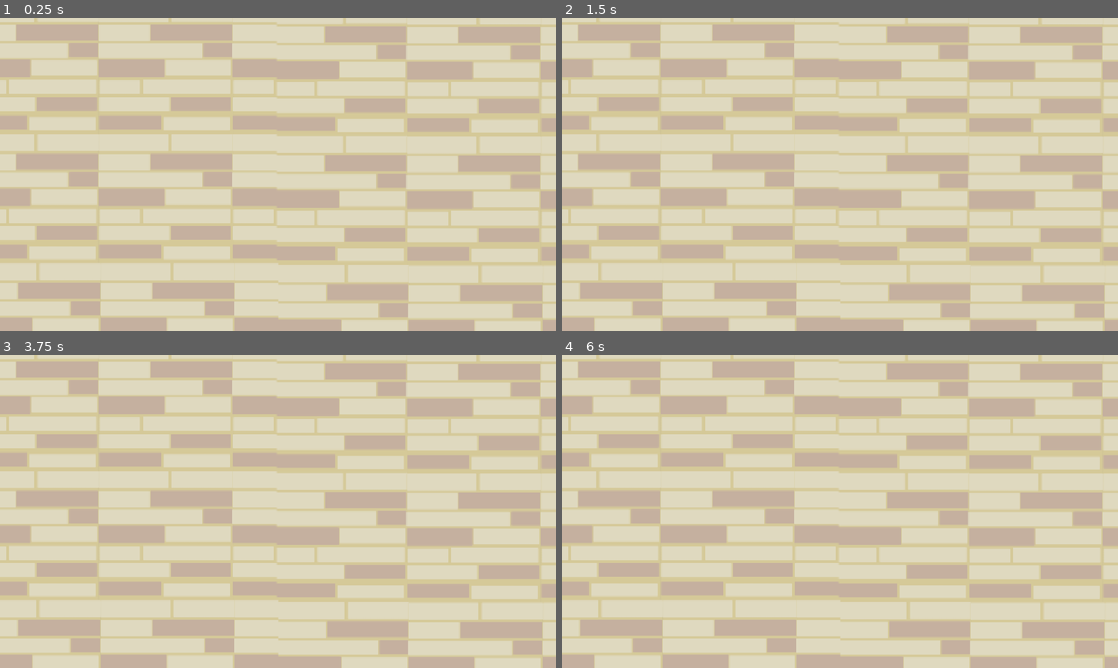
Above: before the commit, frames 1-4 (two rows, left to right).
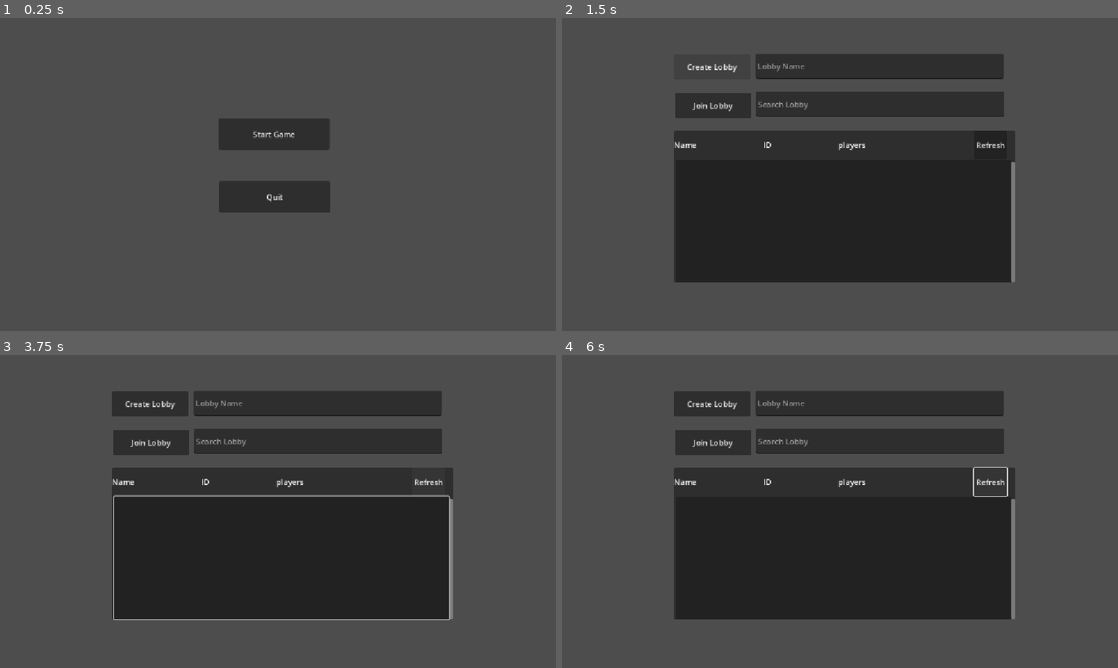
Above: after the commit, the same moments.

Repository: phamnguyenminhquan/Dummy-Game
Game: Godot game, scene res://scenes/main_menu/main_menu.tscn
Two runs of this game, one before a commit and one after it. Both use one fixed random seed, a clock stepped at 60 frames per second and the inputs below. Before the commit the project starts from res://tests/lobby.tscn.
Inputs (mouse positions are in pixels of both pictures, inside the frame that each line leads up to):
- Up to frame 1 (0.25 s): no input
- Up to frame 2 (1.5 s): click (834, 133) at 0.5 s, where only the run after the commit has a clickable "Start Game"; click (712, 68) at 1.25 s, where only the run after the commit has a clickable "Create Lobby"
- Up to frame 3 (3.75 s): click (150, 442) at 2 s, where only the run after the commit has a clickable "Join Lobby"; click (428, 483) at 2.75 s, where only the run after the commit has a clickable "Refresh"; tap Enter at 3.5 s; hold Right (move_right) from 3.53 s (still down)
- Up to frame 4 (6 s): tap Space at 4.25, 5.75 s; release Right (move_right) at 4.28 s; hold Down (move_down) 4.28-5.03 s; tap Enter at 5 s; hold Right (move_right) 5.03-5.78 s; hold Up (move_up) from 5.78 s (still down)

The runs differ from the first frame. In frame 1, 100% of the frame differs, in the area x 0-100%, y 0-100%; in frame 2, 100%; in frame 3, 100%; in frame 4, 100%.

Commit message:
"feat: Added main menu, create room and join room, change waiting room"
-

Diff:
--- a/autoload/network_manager.gd
+++ b/autoload/network_manager.gd
@@ -5,10 +5,19 @@
 signal player_disconnected(peer_id: int)
 signal server_disconnected
 signal connection_failed
+signal room_list_updated(rooms: Dictionary)
 
 const PORT: int = 7000
+const DISCOVERY_PORT: int = 7001
 const DEFAULT_SERVER_IP: String = "127.0.0.1" # IPv4 Localhost
 const MAX_CONNECTIONS: int = 32
+const DISCOVERY_PING: String = "ROOM_DISCOVERY_PING"
+
+var room_name: String = "Default Room"
+var discovery_server:= PacketPeerUDP.new()
+var discovery_client := PacketPeerUDP.new()
+var is_hosting_broadcast: bool = false
+var found_room : Dictionary = {} #ip_address {name, players}
 
 func _ready() -> void:
 	# Connect Godot's built-in multiplayer connection events
@@ -18,16 +27,40 @@
 	multiplayer.connection_failed.connect(_on_connected_fail)
 	multiplayer.server_disconnected.connect(_on_server_disconnected)
 
+# --- CHECK FOR PINGS BETWEEN CLIENT AND SERVER ---
+func _process(_delta: float) -> void:
+	# HOST SIDE: answer discovery pings
+	if is_hosting_broadcast and discovery_server.get_available_packet_count() > 0:
+		var packet := discovery_server.get_packet().get_string_from_utf8()
+		if packet == DISCOVERY_PING:
+			var sender_ip := discovery_server.get_packet_ip()
+			var sender_port := discovery_server.get_packet_port()
+			var reply := "%s|%d" % [room_name, PlayerManager.get_player_count()]
+			discovery_server.set_dest_address(sender_ip, sender_port)
+			discovery_server.put_packet(reply.to_utf8_buffer())
+
+	# CLIENT SIDE: collect replies while searching
+	if discovery_client.get_available_packet_count() > 0:
+		var packet := discovery_client.get_packet().get_string_from_utf8()
+		var sender_ip := discovery_client.get_packet_ip()
+		var parts := packet.split("|")
+		if parts.size() == 2:
+			found_room[sender_ip] = {"name": parts[0], "players": int(parts[1])}
+			room_list_updated.emit(found_room)
 # --- NETWORK SETUP ---
 
 ## Hosts a new game server
-func create_game() -> Error:
+
+func create_game(p_room_name: String = "Default Room") -> Error:
 	var peer = ENetMultiplayerPeer.new()
 	var error = peer.create_server(PORT, MAX_CONNECTIONS)
 	if error != OK:
 		return error
 	multiplayer.multiplayer_peer = peer
 
+	room_name = p_room_name
+	discovery_server.bind(DISCOVERY_PORT)
+	is_hosting_broadcast = true
 	# Since the Host is also a player, register the host locally immediately
 	var host_id = 1
 	PlayerManager.register_player(host_id, PlayerManager.get_local_network_data())
@@ -95,3 +128,10 @@
 func _on_server_disconnected() -> void:
 	remove_multiplayer_peer()
 	server_disconnected.emit()
+
+func search_for_rooms() -> void:
+	found_room.clear()
+	discovery_client.close()
+	discovery_client.set_broadcast_enabled(true)
+	discovery_client.set_dest_address("255.255.255.255", DISCOVERY_PORT)
+	discovery_client.put_packet(DISCOVERY_PING.to_utf8_buffer())
--- a/autoload/player_manager.gd
+++ b/autoload/player_manager.gd
@@ -33,3 +33,6 @@
 	players_state.clear()
 	local_player_data["role"] = "Crewmate"
 	local_player_data["is_alive"] = true
+
+func get_player_count() -> int:
+	return players_state.size()
--- a/entities/player/player.tscn
+++ b/entities/player/player.tscn
@@ -7,8 +7,8 @@
 [ext_resource type="Texture2D" uid="uid://b8d6qhs4m5h80" path="res://assets/textures/playerGrey_walk2.png" id="5_bectd"]
 
 [sub_resource type="CapsuleShape2D" id="CapsuleShape2D_fkugw"]
-radius = 74.0
-height = 156.0
+radius = 44.0
+height = 104.0
 
 [sub_resource type="SceneReplicationConfig" id="SceneReplicationConfig_wvtmh"]
 properties/0/path = NodePath(".:position")
@@ -54,12 +54,13 @@
 metadata/_edit_group_ = true
 
 [node name="CollisionShape2D" type="CollisionShape2D" parent="." unique_id=610172096]
-position = Vector2(-28, 45)
+light_mask = 2
+visibility_layer = 2
+position = Vector2(0, 1)
 shape = SubResource("CapsuleShape2D_fkugw")
 
 [node name="Camera2D" type="Camera2D" parent="." unique_id=1099105296]
-position = Vector2(-8, 11)
-zoom = Vector2(0.575, 0.575)
+zoom = Vector2(1.21, 1.21)
 position_smoothing_enabled = true
 drag_horizontal_enabled = true
 drag_vertical_enabled = true
@@ -68,7 +69,6 @@
 replication_config = SubResource("SceneReplicationConfig_wvtmh")
 
 [node name="AnimatedSprite2D" type="AnimatedSprite2D" parent="." unique_id=2051914838]
-position = Vector2(-28.000002, 58.898434)
-scale = Vector2(1.2980324, 1.3348379)
+scale = Vector2(0.8518519, 0.8666667)
 sprite_frames = SubResource("SpriteFrames_8ealr")
 animation = &"walk"
--- a/project.godot
+++ b/project.godot
@@ -11,7 +11,7 @@
 [application]
 
 config/name="Dummy Game"
-run/main_scene="uid://fpmkinylvetw"
+run/main_scene="uid://33w424m8atuw"
 config/features=PackedStringArray("4.7")
 config/icon="res://icon.svg"
 
--- /dev/null
+++ b/scenes/lobby/lobby.gd
@@ -0,0 +1,45 @@
+extends Control
+
+@onready var join_button : Button = $JoinButton
+@onready var create_button : Button = $CreateButton
+@onready var refresh_button : Button = $ServerPanel/Container/RefreshButton
+@onready var name_input : LineEdit = $LobbyName
+@onready var room_list: ItemList = $ServerPanel/ScrollBar/RoomList
+
+const PORT := 7000
+
+var room_ips: Array[String] = [] #index = row
+
+func _on_room_list_updated(rooms: Dictionary) -> void:
+	room_list.clear()
+	room_ips.clear()
+	for ip in rooms.keys():
+		var info = rooms[ip]
+		room_list.add_item("%s (%d players)" % [info.name, info.players])
+		room_ips.append(ip)
+
+func _on_create_pressed() -> void:
+	print("CREATE BUTTON PRESSED")
+	var room_name = name_input.text if not name_input.text.is_empty() else "Default Room"
+	var err := NetworkManager.create_game(room_name)
+	if err == OK:
+		get_tree().change_scene_to_file("res://tests/main_test.tscn")
+
+func _on_refresh_pressed() -> void:
+	room_list.clear()
+	room_ips.clear()
+	NetworkManager.search_for_rooms()
+
+func _on_join_pressed() -> void:
+	var selected := room_list.get_selected_items()
+	if selected.is_empty():
+		return
+	var ip := room_ips[selected[0]]
+	var err := NetworkManager.join_game(ip)
+	if err == OK:
+		get_tree().change_scene_to_file("res://tests/main_test.tscn")
+func _ready() -> void:
+	create_button.pressed.connect(_on_create_pressed)
+	join_button.pressed.connect(_on_join_pressed)
+	refresh_button.pressed.connect(_on_refresh_pressed)
+	NetworkManager.room_list_updated.connect(_on_room_list_updated)
--- /dev/null
+++ b/scenes/lobby/lobby.tscn
@@ -0,0 +1,106 @@
+[gd_scene format=3 uid="uid://dyipx4it4pmor"]
+
+[ext_resource type="Script" uid="uid://bteho0364wdxa" path="res://scenes/lobby/lobby.gd" id="1_1ig7j"]
+
+[node name="Lobby" type="Control" unique_id=74930866]
+layout_mode = 3
+anchors_preset = 15
+anchor_right = 1.0
+anchor_bottom = 1.0
+grow_horizontal = 2
+grow_vertical = 2
+script = ExtResource("1_1ig7j")
+
+[node name="LobbyName" type="LineEdit" parent="." unique_id=339297873]
+layout_mode = 1
+anchors_preset = 10
+anchor_right = 1.0
+offset_left = 401.0
+offset_top = 74.0
+offset_right = -237.0
+offset_bottom = 126.0
+grow_horizontal = 2
+placeholder_text = "Lobby Name"
+
+[node name="CreateButton" type="Button" parent="." unique_id=1587685662]
+layout_mode = 0
+offset_left = 232.0
+offset_top = 75.0
+offset_right = 390.0
+offset_bottom = 127.0
+text = "Create Lobby"
+
+[node name="JoinButton" type="Button" parent="." unique_id=1744095565]
+layout_mode = 0
+offset_left = 234.0
+offset_top = 155.0
+offset_right = 392.0
+offset_bottom = 207.0
+text = "Join Lobby"
+
+[node name="ServerPanel" type="Panel" parent="." unique_id=809306936]
+layout_mode = 0
+offset_left = 232.0
+offset_top = 234.0
+offset_right = 939.0
+offset_bottom = 547.0
+
+[node name="Container" type="HSplitContainer" parent="ServerPanel" unique_id=460007348]
+layout_mode = 1
+anchors_preset = -1
+anchor_right = 1.0
+anchor_bottom = 0.09904154
+offset_right = 185.0
+offset_bottom = 27.038338
+grow_horizontal = 2
+offset_transform_enabled = true
+split_offsets = PackedInt32Array(0, 0, 0)
+
+[node name="Name" type="Label" parent="ServerPanel/Container" unique_id=1962175696]
+layout_mode = 2
+size_flags_horizontal = 0
+text = "Name"
+
+[node name="ID" type="Label" parent="ServerPanel/Container" unique_id=1687184106]
+layout_mode = 2
+size_flags_horizontal = 6
+text = "ID"
+
+[node name="players" type="Label" parent="ServerPanel/Container" unique_id=783433166]
+layout_mode = 2
+size_flags_horizontal = 2
+text = "players"
+
+[node name="RefreshButton" type="Button" parent="ServerPanel/Container" unique_id=275374471]
+layout_mode = 2
+size_flags_horizontal = 2
+text = "Refresh"
+
+[node name="ScrollBar" type="HScrollBar" parent="ServerPanel" unique_id=556952584]
+layout_mode = 1
+anchors_preset = -1
+anchor_left = 0.9886846
+anchor_top = 0.20447284
+anchor_right = 1.0
+anchor_bottom = 1.0
+grow_horizontal = 0
+grow_vertical = 2
+metadata/_edit_use_anchors_ = true
+
+[node name="RoomList" type="ItemList" parent="ServerPanel/ScrollBar" unique_id=42364505]
+layout_mode = 0
+offset_left = -695.0
+offset_top = -5.0
+offset_bottom = 249.0
+item_count = 1
+
+[node name="LobbyName2" type="LineEdit" parent="." unique_id=94124166]
+layout_mode = 1
+anchors_preset = 10
+anchor_right = 1.0
+offset_left = 402.0
+offset_top = 153.0
+offset_right = -236.0
+offset_bottom = 205.0
+grow_horizontal = 2
+placeholder_text = "Search Lobby"
--- /dev/null
+++ b/scenes/main_menu/main_menu.gd
@@ -0,0 +1,14 @@
+extends Control
+@onready var play_button: Button = $PlayButton
+@onready var quit_button: Button = $QuitButton
+
+func _on_play_pressed() -> void:
+	get_tree().change_scene_to_file("res://scenes/lobby/lobby.tscn")
+
+func _on_quit_pressed() -> void:
+	get_tree().quit()
+
+
+func _ready() -> void:
+	play_button.pressed.connect(_on_play_pressed)
+	quit_button.pressed.connect(_on_quit_pressed)
--- /dev/null
+++ b/scenes/main_menu/main_menu.tscn
@@ -0,0 +1,30 @@
+[gd_scene format=3 uid="uid://33w424m8atuw"]
+
+[ext_resource type="Script" uid="uid://b3dgjjsb6pb5y" path="res://scenes/main_menu/main_menu.gd" id="1_ppnom"]
+
+[node name="MainMenu" type="Control" unique_id=136640251]
+layout_mode = 3
+anchors_preset = 15
+anchor_right = 1.0
+anchor_bottom = 1.0
+grow_horizontal = 2
+grow_vertical = 2
+script = ExtResource("1_ppnom")
+
+[node name="PlayButton" type="Button" parent="." unique_id=1580628696]
+layout_mode = 0
+offset_left = 453.0
+offset_top = 208.0
+offset_right = 683.0
+offset_bottom = 273.0
+text = "Start Game"
+autowrap_mode = 3
+
+[node name="QuitButton" type="Button" parent="." unique_id=1147348765]
+layout_mode = 0
+offset_left = 454.0
+offset_top = 338.0
+offset_right = 684.0
+offset_bottom = 403.0
+text = "Quit"
+autowrap_mode = 3
--- a/tests/lobby.tscn
+++ b/tests/lobby.tscn
@@ -1,13 +1,11 @@
-[gd_scene format=3 uid="uid://fpmkinylvetw"]
+[gd_scene format=4 uid="uid://fpmkinylvetw"]
 
 [ext_resource type="Texture2D" uid="uid://tjmc8hpvumv5" path="res://assets/tilesets/ground level rework.png" id="1_gaqco"]
+[ext_resource type="Texture2D" uid="uid://c8di8ra8ffkap" path="res://assets/tilesets/PC _ Computer - Among Us - Backgrounds (The Skeld) - The Skeld_ Cafeteria.png" id="2_gaqco"]
 
 [sub_resource type="TileSetAtlasSource" id="TileSetAtlasSource_2wvic"]
 texture = ExtResource("1_gaqco")
 texture_region_size = Vector2i(60, 60)
-4:0/size_in_atlas = Vector2i(52, 27)
-4:0/0 = 0
-4:0/0/physics_layer_0/polygon_0/points = PackedVector2Array(-1432, 764, 1496, 756, 1488, -548, 536, -596, 504, -764, 1528, -796, 1536, 812, -1504, 812, -1528, -612, 520, -620, 552, -564, -1472, -572, -1456, 724)
 45:38/size_in_atlas = Vector2i(4, 3)
 45:38/0 = 0
 49:38/size_in_atlas = Vector2i(3, 3)
@@ -15,25 +13,34 @@
 52:38/size_in_atlas = Vector2i(3, 3)
 52:38/0 = 0
 
+[sub_resource type="TileSetAtlasSource" id="TileSetAtlasSource_ww14p"]
+texture = ExtResource("2_gaqco")
+texture_region_size = Vector2i(65, 65)
+1:1/size_in_atlas = Vector2i(13, 13)
+1:1/0 = 0
+2:14/size_in_atlas = Vector2i(11, 1)
+2:14/0 = 0
+2:14/0/physics_layer_0/polygon_0/points = PackedVector2Array(327.65204, -41.427277, 305.05536, -59.002472, 252.32971, -6.2768555, 192.92302, -7.716934, 66.17732, -4.0994873, 62.663483, 20.497406, -61.492218, 24.011246, -66.17734, -7.613327, -244.79749, -11.29834, -316.1343, -91.89966, -334.5142, -69.84375, -249.96664, 29.407715, 238.52065, 27.618164)
+0:2/size_in_atlas = Vector2i(1, 11)
+0:2/0 = 0
+0:2/0/physics_layer_0/polygon_0/points = PackedVector2Array(41.427277, 327.65204, 59.002472, 305.05536, 6.2768555, 252.32971, 7.716934, 192.92302, 4.0994873, 66.17732, -20.497406, 62.663483, -24.011246, -61.492218, 7.613327, -66.17734, 11.29834, -244.79749, 91.89966, -316.1343, 69.84375, -334.5142, -29.407715, -249.96664, -27.618164, 238.52065)
+2:0/size_in_atlas = Vector2i(11, 1)
+2:0/0 = 0
+2:0/0/physics_layer_0/polygon_0/points = PackedVector2Array(-327.65204, 41.427277, -305.05536, 59.002472, -252.32971, 6.2768555, -192.92302, 7.716934, -66.17732, 4.0994873, -62.663483, -20.497406, 61.492218, -24.011246, 66.17734, 7.613327, 244.79749, 11.29834, 316.1343, 91.89966, 334.5142, 69.84375, 249.96664, -29.407715, -238.52065, -27.618164)
+14:2/size_in_atlas = Vector2i(1, 11)
+14:2/0 = 0
+14:2/0/physics_layer_0/polygon_0/points = PackedVector2Array(-52.725586, -308.82147, -45.19336, -225.96692, 10.042969, -183.28429, 13.387062, -47.264534, 23.768867, -46.17171, 21.58323, 46.718117, 16.283787, 46.731388, 18.379883, 224.23477, -91.89966, 316.1343, -69.84375, 334.5142, 29.407715, 249.96664, 27.618164, -238.52065)
+
 [sub_resource type="TileSet" id="TileSet_gx3r7"]
 tile_shape = 1
 tile_size = Vector2i(64, 64)
 physics_layer_0/collision_layer = 1
 sources/0 = SubResource("TileSetAtlasSource_2wvic")
+sources/1 = SubResource("TileSetAtlasSource_ww14p")
 
 [sub_resource type="TileSetAtlasSource" id="TileSetAtlasSource_tftiq"]
 texture = ExtResource("1_gaqco")
 texture_region_size = Vector2i(60, 60)
-52:38/size_in_atlas = Vector2i(3, 3)
-52:38/0 = 0
-49:38/size_in_atlas = Vector2i(3, 3)
-49:38/0 = 0
-45:38/size_in_atlas = Vector2i(4, 3)
-45:38/0 = 0
-33:27/size_in_atlas = Vector2i(22, 11)
-33:27/0 = 0
-33:27/0/physics_layer_0/polygon_0/points = PackedVector2Array(-621.2407, -180.12299, -613.8888, -62.49164, 533.01685, -51.463715, 533.01685, 150.71518, -14.704102, 154.39114, -18.380127, 246.29068, 632.2683, 260.9946, 624.9165, -183.79898)
-33:27/0/physics_layer_0/polygon_1/points = PackedVector2Array(-613.8888, 147.03922, -613.8888, 268.34653, -272.02258, 260.9946, -260.99463, 154.39114)
 
 [sub_resource type="TileSet" id="TileSet_fe1wu"]
 tile_size = Vector2i(32, 32)
@@ -44,9 +51,9 @@
 metadata/_edit_group_ = true
 
 [node name="TileMapLayer" type="TileMapLayer" parent="." unique_id=1672071959]
-tile_map_data = PackedByteArray(0, 0, 255, 255, 255, 255, 0, 0, 4, 0, 0, 0, 0, 0, 242, 255, 253, 255, 0, 0, 33, 0, 27, 0, 0, 0)
+tile_map_data = PackedByteArray("AAD/////AQABAAEAAADy//3/AAAhABsAAAD///H/AQACAAAAAAD4////AQAAAAIAAAD//w0AAQACAA4AAAAGAP//AQAOAAIAAAA=")
 tile_set = SubResource("TileSet_gx3r7")
 
 [node name="TileMapLayer2" type="TileMapLayer" parent="." unique_id=544256603]
-tile_map_data = PackedByteArray(0, 0, 228, 255, 241, 255, 0, 0, 33, 0, 27, 0, 0, 0)
+tile_map_data = PackedByteArray("AADk//H/AAAhABsAAAA=")
 tile_set = SubResource("TileSet_fe1wu")
--- a/tests/main_test.tscn
+++ b/tests/main_test.tscn
@@ -2,7 +2,6 @@
 
 [ext_resource type="Script" uid="uid://demydplk6cjin" path="res://tests/multiplayer_spawner.gd" id="1_bj4ok"]
 [ext_resource type="PackedScene" uid="uid://bycqqn40d3ngn" path="res://entities/player/player.tscn" id="2_64sjs"]
-[ext_resource type="PackedScene" uid="uid://ctyh1ph0thl7h" path="res://tests/user_button.tscn" id="2_el5m2"]
 [ext_resource type="PackedScene" uid="uid://fpmkinylvetw" path="res://tests/lobby.tscn" id="4_64sjs"]
 
 [node name="MainTest" type="Node2D" unique_id=603326438]
@@ -13,7 +12,4 @@
 script = ExtResource("1_bj4ok")
 network_player = ExtResource("2_64sjs")
 
-[node name="UserButton" parent="." unique_id=499692646 instance=ExtResource("2_el5m2")]
-top_level = true
-
 [node name="Lobby" parent="." unique_id=916647507 instance=ExtResource("4_64sjs")]
--- a/tests/multiplayer_spawner.gd
+++ b/tests/multiplayer_spawner.gd
@@ -4,6 +4,8 @@
 
 func _ready():
 	multiplayer.peer_connected.connect(spawn_player)
+	if multiplayer.is_server():
+		spawn_player(1)
 
 func spawn_player(id: int):
 	if not multiplayer.is_server():
--- a/tests/user_button.gd
+++ /dev/null
@@ -1,7 +0,0 @@
-extends Control
-
-func _on_server_pressed():
-	NetworkManager.create_game()
-
-func _on_client_pressed():
-	NetworkManager.join_game()
--- a/tests/user_button.tscn
+++ /dev/null
@@ -1,30 +0,0 @@
-[gd_scene format=3 uid="uid://ctyh1ph0thl7h"]
-
-[ext_resource type="Script" uid="uid://bfywot44hfsua" path="res://tests/user_button.gd" id="1_r44cs"]
-
-[node name="UserButton" type="Control" unique_id=499692646]
-layout_mode = 3
-anchors_preset = 15
-anchor_right = 1.0
-anchor_bottom = 1.0
-grow_horizontal = 2
-grow_vertical = 2
-script = ExtResource("1_r44cs")
-
-[node name="VBoxContainer" type="VBoxContainer" parent="." unique_id=623568888]
-layout_mode = 0
-offset_right = 40.0
-offset_bottom = 40.0
-
-[node name="Server" type="Button" parent="VBoxContainer" unique_id=664324313]
-layout_mode = 2
-focus_mode = 0
-text = "SERVER"
-
-[node name="Client" type="Button" parent="VBoxContainer" unique_id=411937421]
-layout_mode = 2
-focus_mode = 0
-text = "CLIENT"
-
-[connection signal="pressed" from="VBoxContainer/Server" to="." method="_on_server_pressed"]
-[connection signal="pressed" from="VBoxContainer/Client" to="." method="_on_client_pressed"]
Binary file added: assets/tilesets/PC _ Computer - Among Us - Backgrounds (The Skeld) - The Skeld_ Cafeteria.png
Not shown, added: assets/tilesets/PC _ Computer - Among Us - Backgrounds (The Skeld) - The Skeld_ Cafeteria.png.import
Not shown, added: scenes/lobby/lobby.gd.uid
Not shown, added: scenes/main_menu/main_menu.gd.uid
Not shown, removed: tests/user_button.gd.uid
Not shown, added: assets/tilesets/PC _ Computer - Among Us - Backgrounds (The Skeld) - The Skeld_ Cafeteria.png10507878019.tmp
